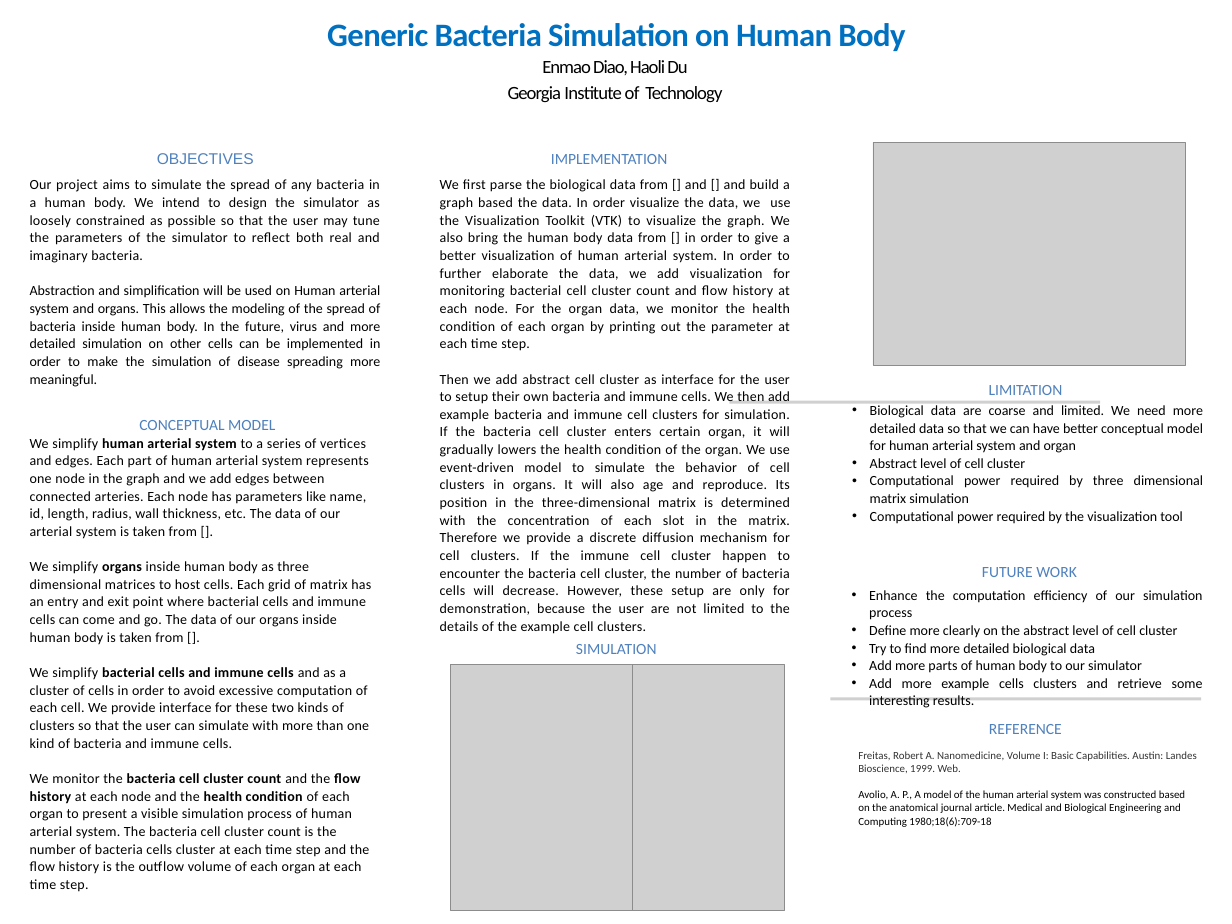
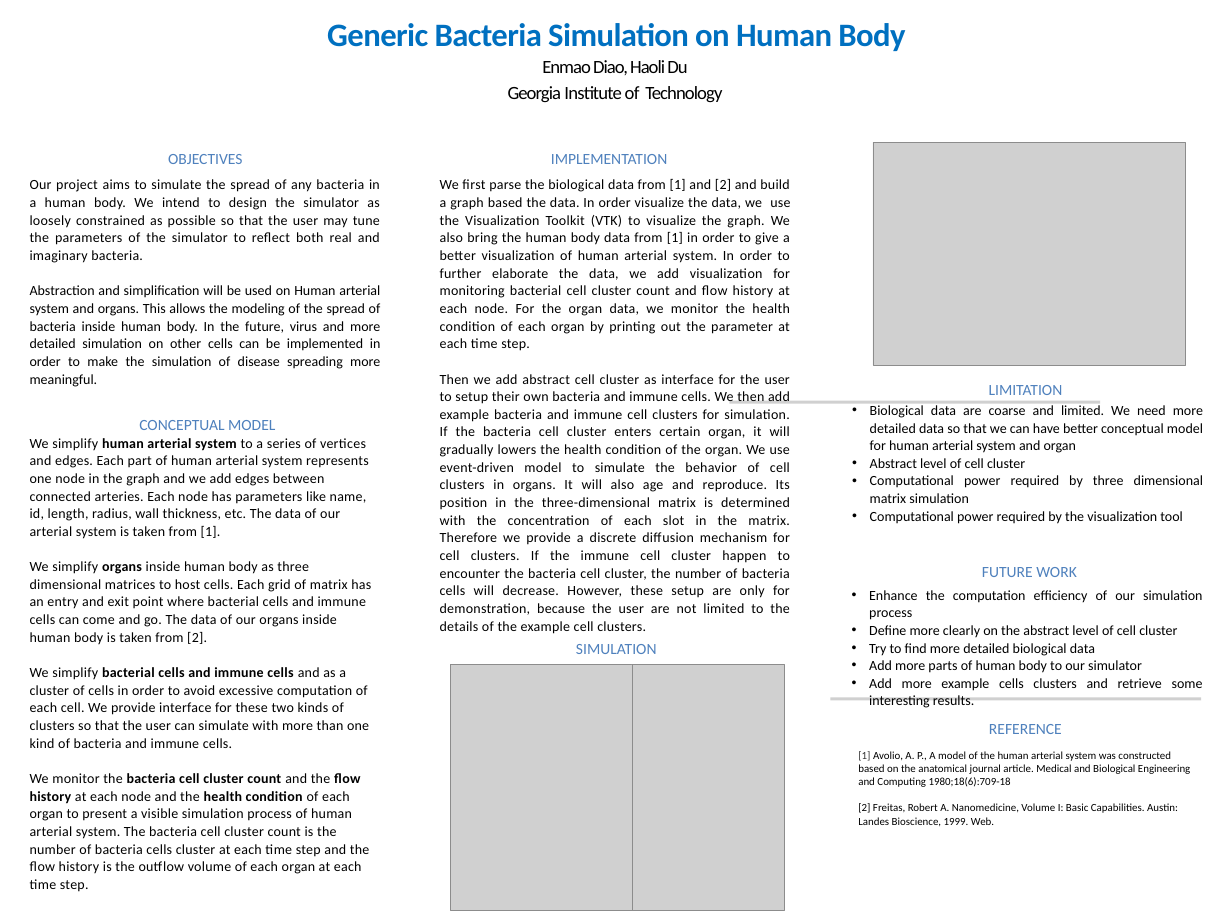
Before and after one commit to diaoenmao/Computer-Simulation, a slide deck: slide 1 of Poster.pptx. Drawn at 1232x924 pixels with LibreOffice and Linux fonts; fonts in the diff are those of the drawing; grey boxes stand for pictures. Boxes give left, top, right and bottom in pixels: in the first picture for what was removed or moved away, otherwise in the second. Text is boxed around its words. In the diff, an @@ line names an element or a change of style, - is before the commit and + after.

Commit message:
poster done

```diff
--- a/Poster.pptx
+++ b/Poster.pptx
@@ text "OBJECTIVES" at (168, 154, 243, 164): font Arial to Calibri @@
@@ text at (440, 179, 790, 351): text changed @@
-We first parse the biological data from [] and [] and build a graph based the data. In order visualize the data, we use the Visualization Toolkit (VTK) to visualize the graph. We also bring the human body data from [] in order to give a better visualization of human arterial system. In order to further elaborate the data, we add visualization for monitoring bacterial cell cluster count and flow history at each node. For the organ data, we monitor the health condition of each organ by printing out the parameter at each time step.
+We first parse the biological data from [1] and [2] and build a graph based the data. In order visualize the data, we use the Visualization Toolkit (VTK) to visualize the graph. We also bring the human body data from [1] in order to give a better visualization of human arterial system. In order to further elaborate the data, we add visualization for monitoring bacterial cell cluster count and flow history at each node. For the organ data, we monitor the health condition of each organ by printing out the parameter at each time step.
@@ text at (30, 438, 371, 645): text changed @@
-We simplify human arterial system to a series of vertices and edges. Each part of human arterial system represents one node in the graph and we add edges between connected arteries. Each node has parameters like name, id, length, radius, wall thickness, etc. The data of our arterial system is taken from [].
-We simplify organs inside human body as three dimensional matrices to host cells. Each grid of matrix has an entry and exit point where bacterial cells and immune cells can come and go. The data of our organs inside human body is taken from [].
+We simplify human arterial system to a series of vertices and edges. Each part of human arterial system represents one node in the graph and we add edges between connected arteries. Each node has parameters like name, id, length, radius, wall thickness, etc. The data of our arterial system is taken from [1].
+We simplify organs inside human body as three dimensional matrices to host cells. Each grid of matrix has an entry and exit point where bacterial cells and immune cells can come and go. The data of our organs inside human body is taken from [2].
@@ text at (858, 751, 1190, 826): text changed @@
-Freitas, Robert A. Nanomedicine, Volume I: Basic Capabilities. Austin: Landes Bioscience, 1999. Web.
-Avolio, A. P., A model of the human arterial system was constructed based on the anatomical journal article. Medical and Biological Engineering and Computing 1980;18(6):709-18
+[1] Avolio, A. P., A model of the human arterial system was constructed based on the anatomical journal article. Medical and Biological Engineering and Computing 1980;18(6):709-18
+[2] Freitas, Robert A. Nanomedicine, Volume I: Basic Capabilities. Austin: Landes Bioscience, 1999. Web.
```
Also in this commit, not shown: 1 other file.
